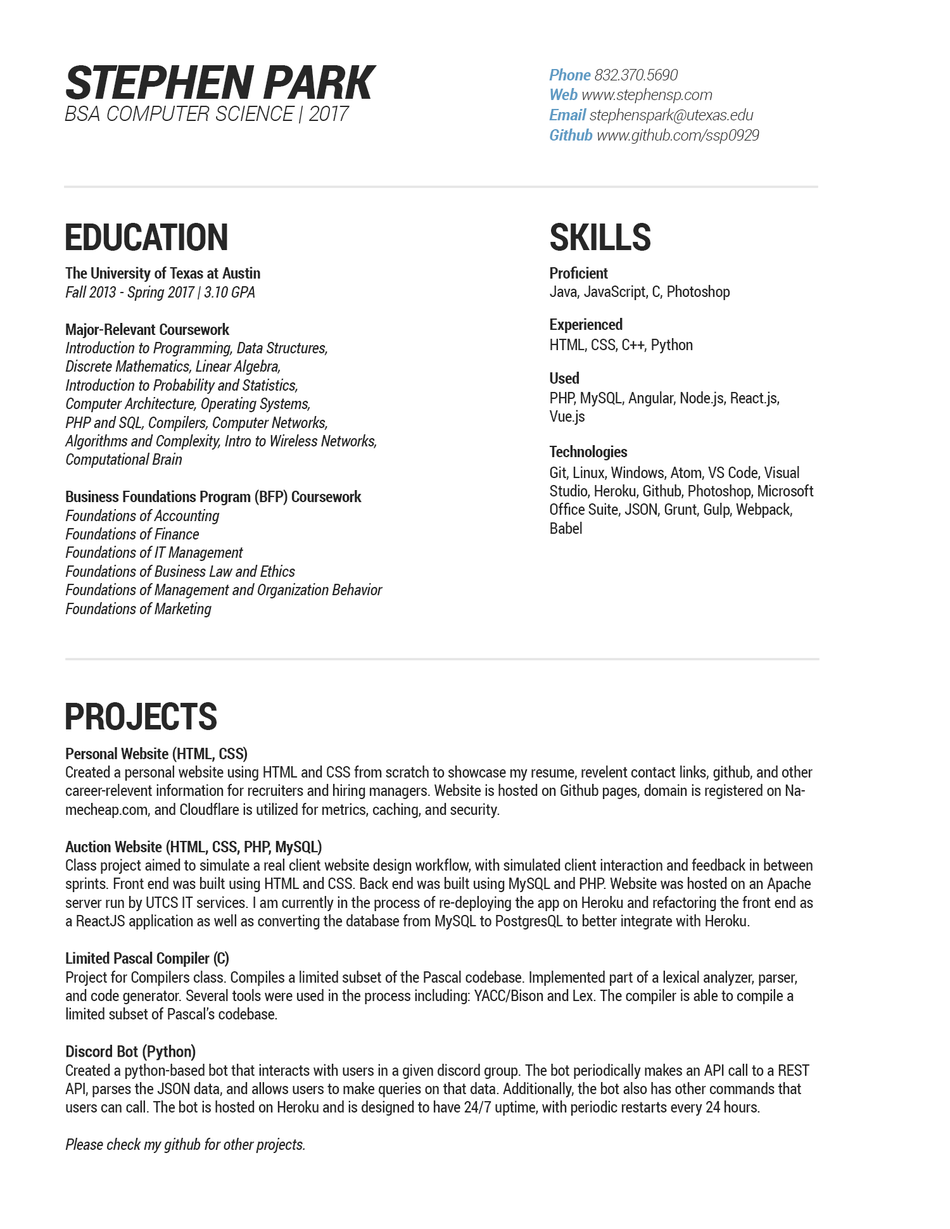
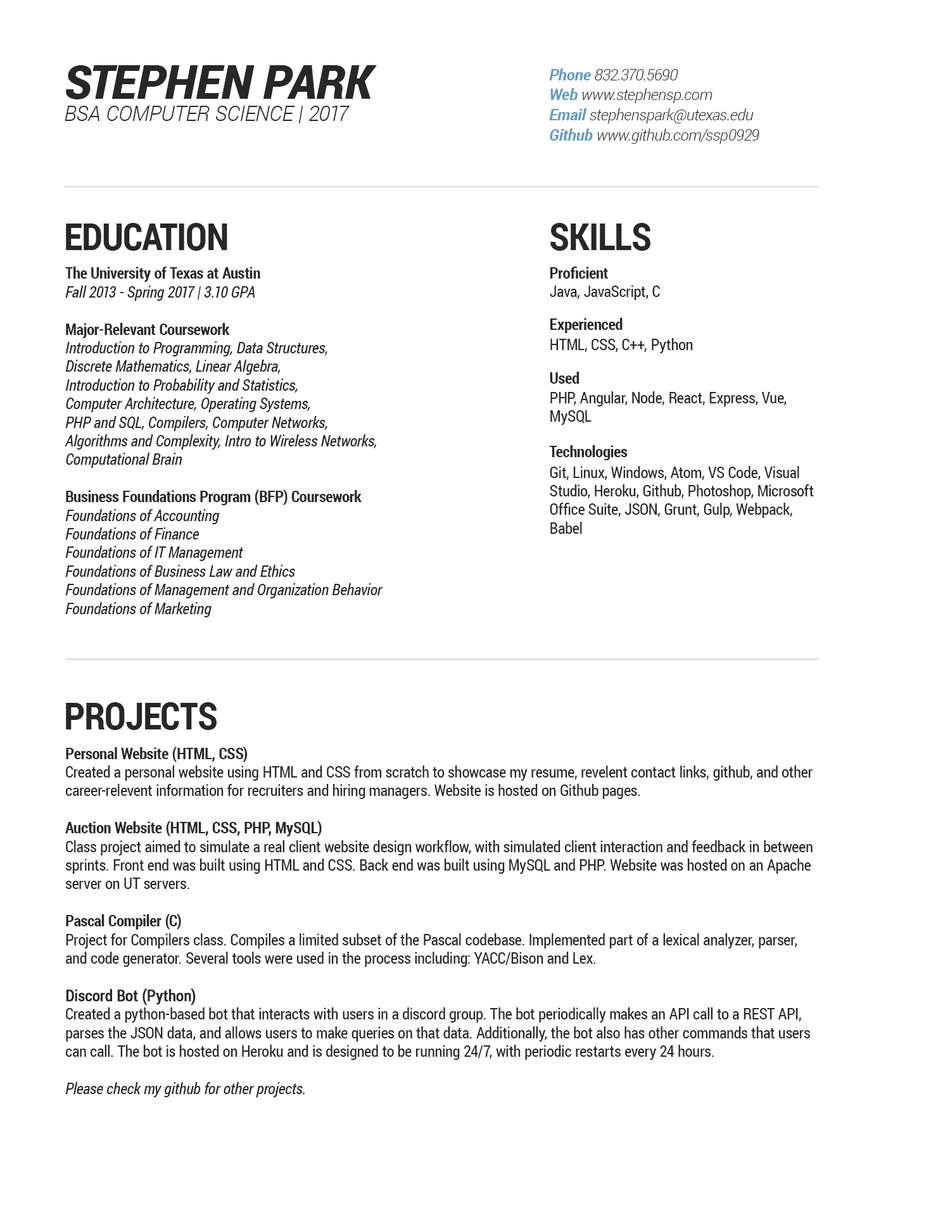
Layered file, before and after one edit (950px x 1229px). Changes by layer:
renamed "Layer 3" to "Layer 2", painted on it over <box>65,284,814,1154</box>
